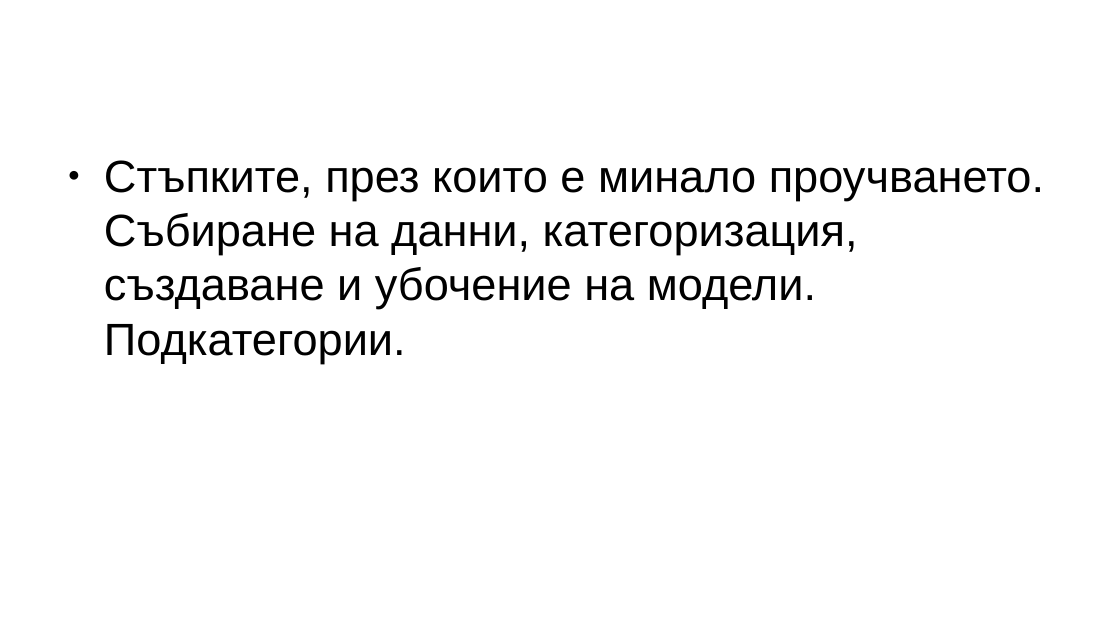
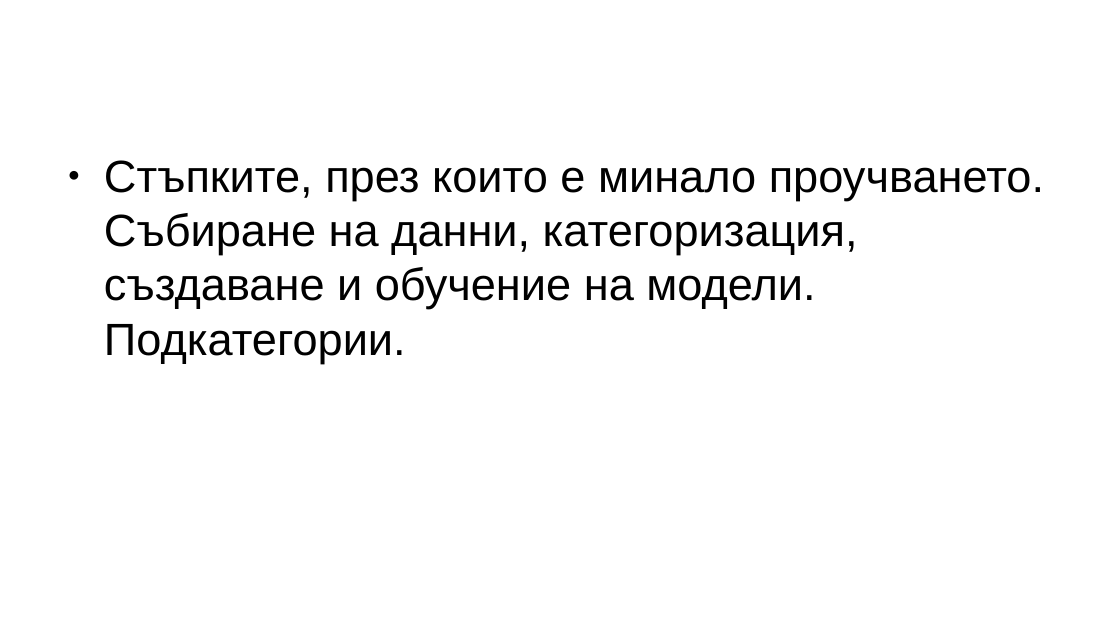
Before and after one commit to GeorgeChaparov/University-Theses, a slide deck: slide 4 of Presentation.odp. Drawn at 1120x630 pixels with LibreOffice and Linux fonts; fonts in the diff are those of the drawing. Boxes give left, top, right and bottom in pixels: in the first picture for what was removed or moved away, otherwise in the second. Text is boxed around its words. In the diff, an @@ line names an element or a change of style, - is before the commit and + after.

```diff
--- a/Presentation.odp
+++ b/Presentation.odp
@@ text at box(104, 160, 1044, 363): text changed @@
-● Стъпките, през които е минало проучването. Събиране на данни, категоризация, създаване и убочение на модели. Подкатегории.
+● Стъпките, през които е минало проучването. Събиране на данни, категоризация, създаване и обучение на модели. Подкатегории.
```
Also in this commit, not shown: 2 other slides changed, 2 slides added, 2 slides removed, 2 other files.
